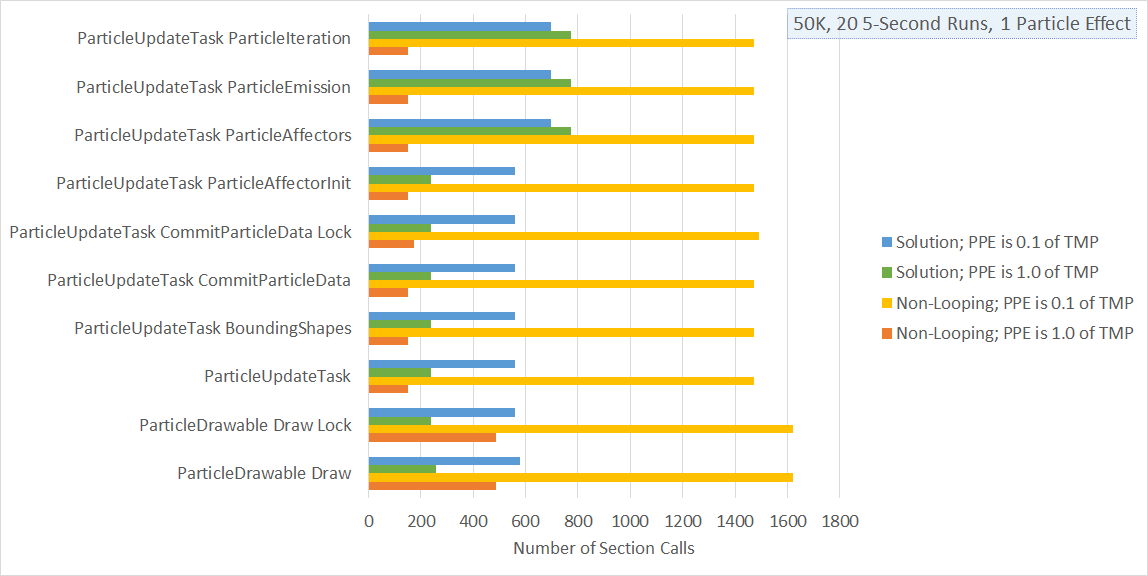
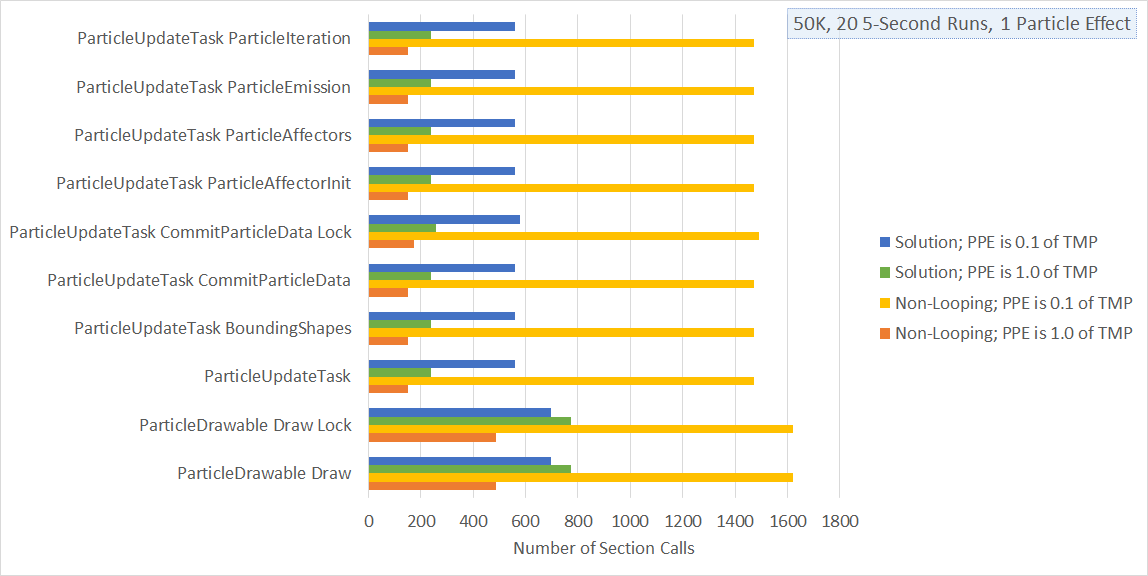
Comparing the layer stacks of the two 1148×576 images. Changes:
added layer "Layer 3" above "Layer 2" over [369, 22, 1134, 473]
added layer "Layer 2" above "Layer 1" over [369, 22, 1134, 473]
